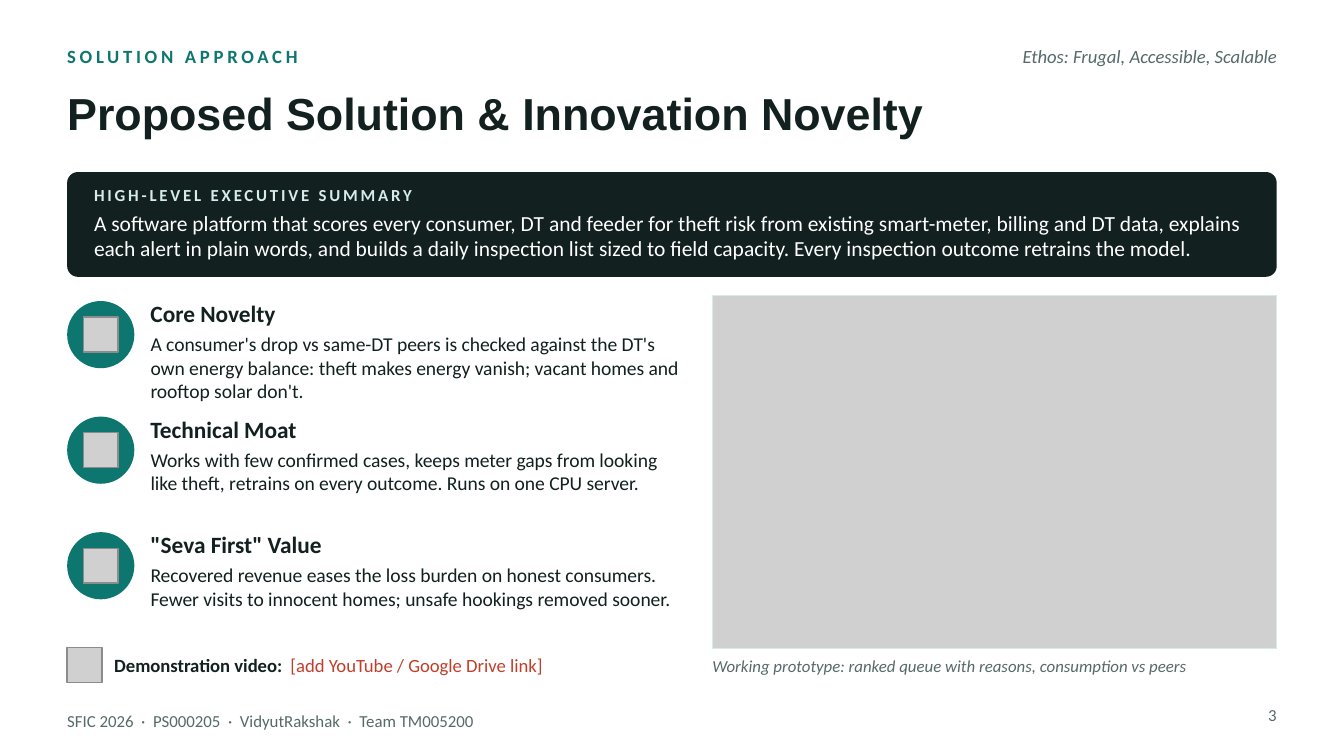
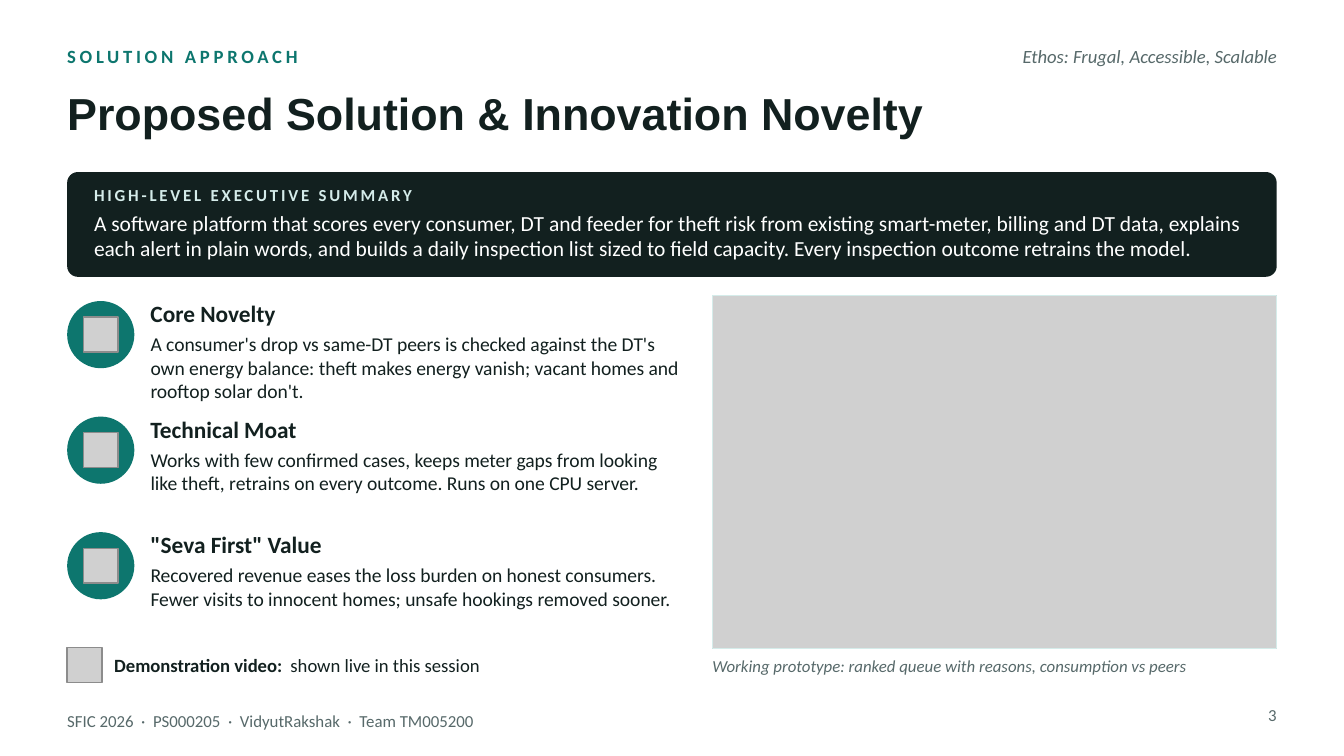
Before and after one commit to Mithilesh1609/vidyutrakshak, a slide deck: slide 3 of VidyutRakshak_PS000205_Synopsis.pptx. Drawn at 1344x756 pixels with LibreOffice and Linux fonts; fonts in the diff are those of the drawing; grey boxes stand for pictures. Boxes give left, top, right and bottom in pixels: in the first picture for what was removed or moved away, otherwise in the second. Text is boxed around its words. In the diff, an @@ line names an element or a change of style, - is before the commit and + after.

```diff
--- a/VidyutRakshak_PS000205_Synopsis.pptx
+++ b/VidyutRakshak_PS000205_Synopsis.pptx
@@ text at [114,659,480,672]: text changed; text colour #C03F2B to #12201F @@
-Demonstration video: [add YouTube / Google Drive link]
+Demonstration video: shown live in this session
```
Also in this commit, not shown: 1 other slide changed, 1 slide added, 1 slide removed, 9 other files.
